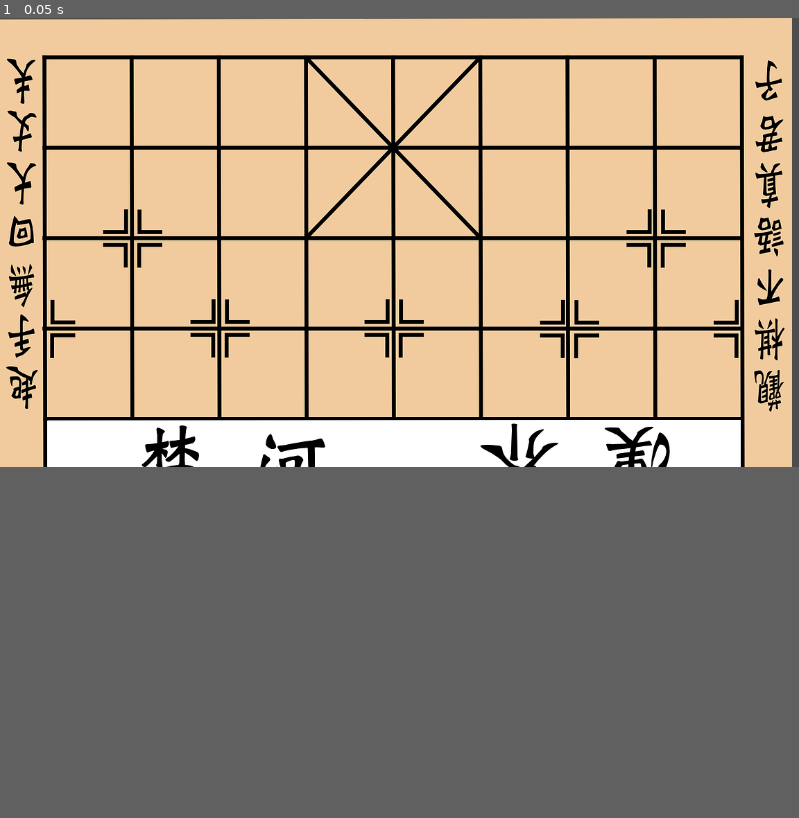
Above: before the commit, frame 1.
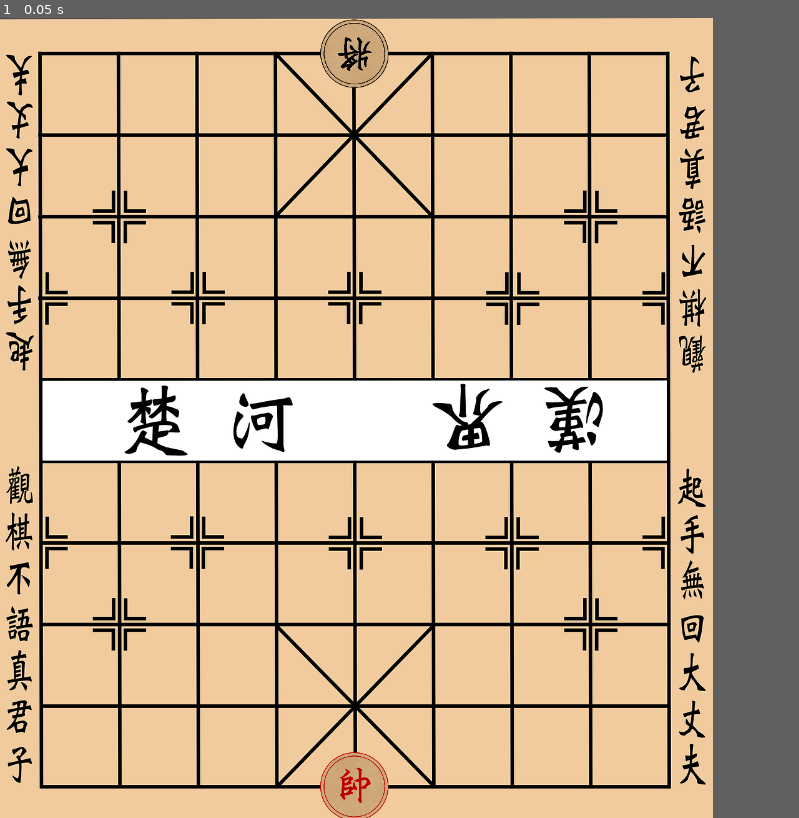
Above: after the commit, the same moment.

Repository: zzhouj/chinese-chess
Game: Godot game, scene res://scenes/checker_board.tscn
Two runs of this game, one before a commit and one after it. Both use one fixed random seed, a clock stepped at 60 frames per second and the inputs below. Before the commit the project has no main scene; this scene is started directly in both runs.
Inputs:
- Up to frame 1 (0.05 s): no input
The window is 799x449 before the commit and 713x800 after it. Grey fills any space a smaller window leaves; there, only what the larger window draws over its background counts as a difference.

The runs differ from the first frame. In frame 1, 24% of the frame differs, in the area x 0-100%, y 0-100%.

Commit message:
add red & black king pieces

Diff:
--- a/project.godot
+++ b/project.godot
@@ -11,8 +11,15 @@
 [application]
 
 config/name="chinese-chess"
+run/main_scene="uid://bi0teiqfkxtyr"
 config/features=PackedStringArray("4.4", "GL Compatibility")
 config/icon="res://icon.svg"
+
+[display]
+
+window/size/viewport_width=1142
+window/size/viewport_height=1280
+window/size/resizable=false
 
 [rendering]
 
--- /dev/null
+++ b/scenes/black_king_piece.tscn
@@ -0,0 +1,14 @@
+[gd_scene load_steps=3 format=3 uid="uid://exnu2pllpf6i"]
+
+[ext_resource type="Texture2D" uid="uid://cgsjnm7hepy16" path="res://textures/chinese-chess-pieces.webp" id="1_uecyf"]
+[ext_resource type="Script" uid="uid://dau2yec2vh1uu" path="res://scripts/king_piece.gd" id="2_0oqvk"]
+
+[node name="BlackKingPiece" type="Sprite2D"]
+rotation = 3.14159
+scale = Vector2(0.5, 0.5)
+texture = ExtResource("1_uecyf")
+region_enabled = true
+region_rect = Rect2(394, 142, 220, 219)
+script = ExtResource("2_0oqvk")
+color = 1
+metadata/_custom_type_script = "uid://ciinpb7ivdjiq"
--- a/scenes/checker_board.tscn
+++ b/scenes/checker_board.tscn
@@ -1,7 +1,9 @@
-[gd_scene load_steps=2 format=3 uid="uid://bi0teiqfkxtyr"]
+[gd_scene load_steps=3 format=3 uid="uid://bi0teiqfkxtyr"]
 
 [ext_resource type="Texture2D" uid="uid://gv5t7sqlvrcc" path="res://textures/chinese-chess-bg.webp" id="1_u4rbx"]
+[ext_resource type="Script" uid="uid://c0v8exxljsudf" path="res://scripts/checker_board.gd" id="2_ywy16"]
 
 [node name="CheckerBoard" type="Sprite2D"]
 texture = ExtResource("1_u4rbx")
 centered = false
+script = ExtResource("2_ywy16")
--- a/scenes/piece.tscn
+++ /dev/null
@@ -1,9 +0,0 @@
-[gd_scene load_steps=3 format=3 uid="uid://olq5peo3hceq"]
-
-[ext_resource type="Texture2D" uid="uid://cgsjnm7hepy16" path="res://textures/chinese-chess-pieces.webp" id="1_s58gp"]
-[ext_resource type="Script" uid="uid://ciinpb7ivdjiq" path="res://scenes/piece.gd" id="2_h2rng"]
-
-[node name="Piece" type="Sprite2D"]
-texture = ExtResource("1_s58gp")
-region_rect = Rect2(394, 142, 220, 219)
-script = ExtResource("2_h2rng")
--- /dev/null
+++ b/scenes/red_king_piece.tscn
@@ -0,0 +1,12 @@
+[gd_scene load_steps=3 format=3 uid="uid://bxcnlp4tdvqx4"]
+
+[ext_resource type="Texture2D" uid="uid://cgsjnm7hepy16" path="res://textures/chinese-chess-pieces.webp" id="1_5smt5"]
+[ext_resource type="Script" uid="uid://dau2yec2vh1uu" path="res://scripts/king_piece.gd" id="2_473g2"]
+
+[node name="RedKingPiece" type="Sprite2D"]
+scale = Vector2(0.5, 0.5)
+texture = ExtResource("1_5smt5")
+region_enabled = true
+region_rect = Rect2(650, 144, 220, 220)
+script = ExtResource("2_473g2")
+metadata/_custom_type_script = "uid://ciinpb7ivdjiq"
--- /dev/null
+++ b/scripts/checker_board.gd
@@ -0,0 +1,38 @@
+class_name CheckerBoard
+extends Sprite2D
+
+const BOARD_COLS := 9
+const BOARD_ROWS := 10
+
+const BOARD_NW := Vector2(64, 57)
+const BOARD_SE := Vector2(1072, 1230)
+
+const COL_WIDTH := (BOARD_SE.x - BOARD_NW.x) / (BOARD_COLS - 1)
+const ROW_HEIGHT := (BOARD_SE.y - BOARD_NW.y) / (BOARD_ROWS - 1)
+
+const RED_KING_PIECE = preload("res://scenes/red_king_piece.tscn")
+const BLACK_KING_PIECE = preload("res://scenes/black_king_piece.tscn")
+
+var board: Array[Array] = []
+
+func _init() -> void:
+	for i:int in BOARD_COLS:
+		var row := []
+		for j:int in BOARD_ROWS:
+			row.append(null)
+		board.append(row)
+
+func _ready() -> void:
+	add_piece(RED_KING_PIECE.instantiate(), Vector2i(4, 0))
+	add_piece(BLACK_KING_PIECE.instantiate(), Vector2i(4, 9))
+
+func add_piece(piece: Piece, coordinate: Vector2i) -> void:
+	if coordinate.x >= 0 and coordinate.x < BOARD_COLS:
+		if coordinate.y >= 0 and coordinate.y < BOARD_ROWS:
+			piece.coordinate = coordinate
+			board[coordinate.x][coordinate.y] = piece
+			piece.position = get_position_from_coordinate(coordinate)
+			add_child(piece)
+
+func get_position_from_coordinate(coordinate: Vector2i) -> Vector2:
+	return BOARD_NW + Vector2(coordinate.x * COL_WIDTH, (BOARD_ROWS - 1 - coordinate.y) * ROW_HEIGHT)
--- /dev/null
+++ b/scripts/king_piece.gd
@@ -0,0 +1,5 @@
+class_name KingPiece
+extends Piece
+
+func search_movable_coordinates(board: Array[Array]) -> Array[Vector2i]:
+	return []
--- a/scenes/piece.gd
+++ b/scripts/piece.gd
@@ -11,3 +11,15 @@
 @export var color: COLOR
 @export var type: TYPE
 @export var coordinate: Vector2i
+
+func get_symbol() -> String:
+	return _SYMBOL[type]
+
+func get_chinese_name() -> String:
+	if color == COLOR.RED:
+		return _RED_NAME[type]
+	else:
+		return _BLACK_NAME[type]
+
+func search_movable_coordinates(board: Array[Array]) -> Array[Vector2i]:
+	return []
Not shown, added: scripts/checker_board.gd.uid
Not shown, added: scripts/king_piece.gd.uid
Renamed: scenes/piece.gd.uid -> scripts/piece.gd.uid
